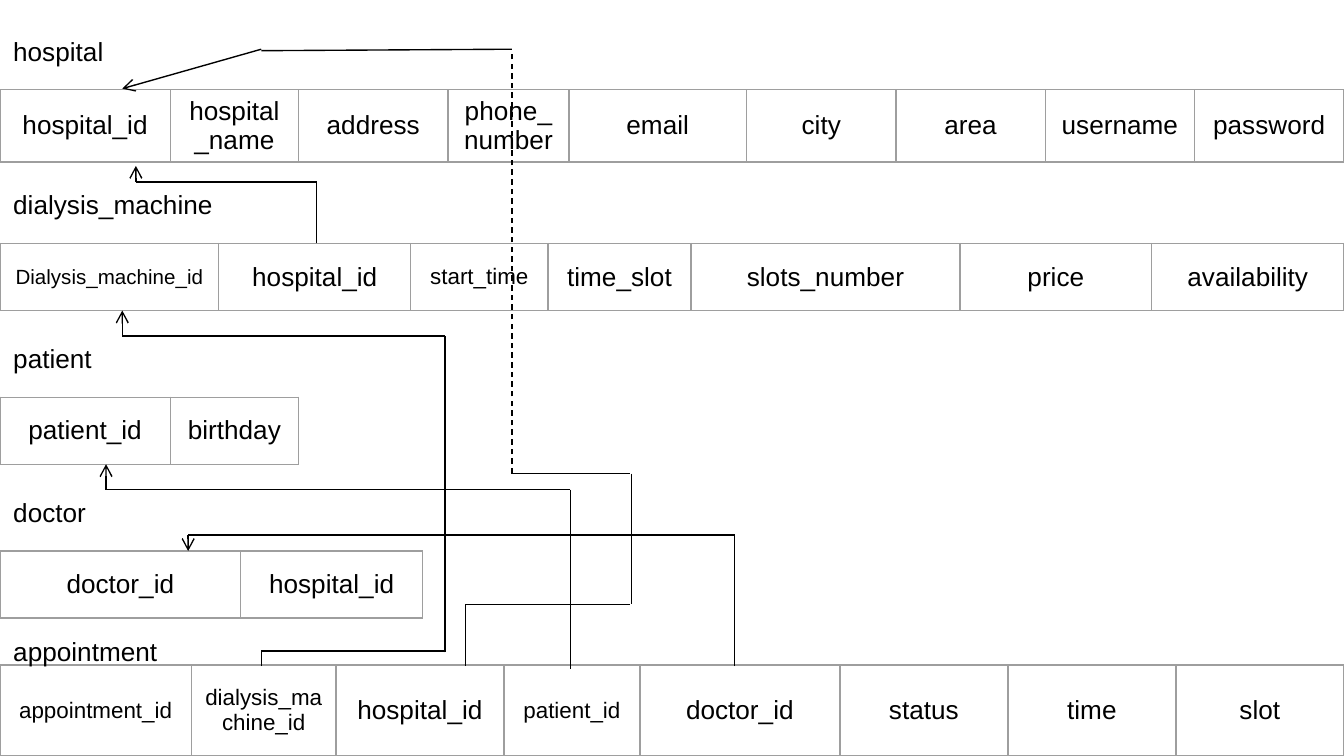
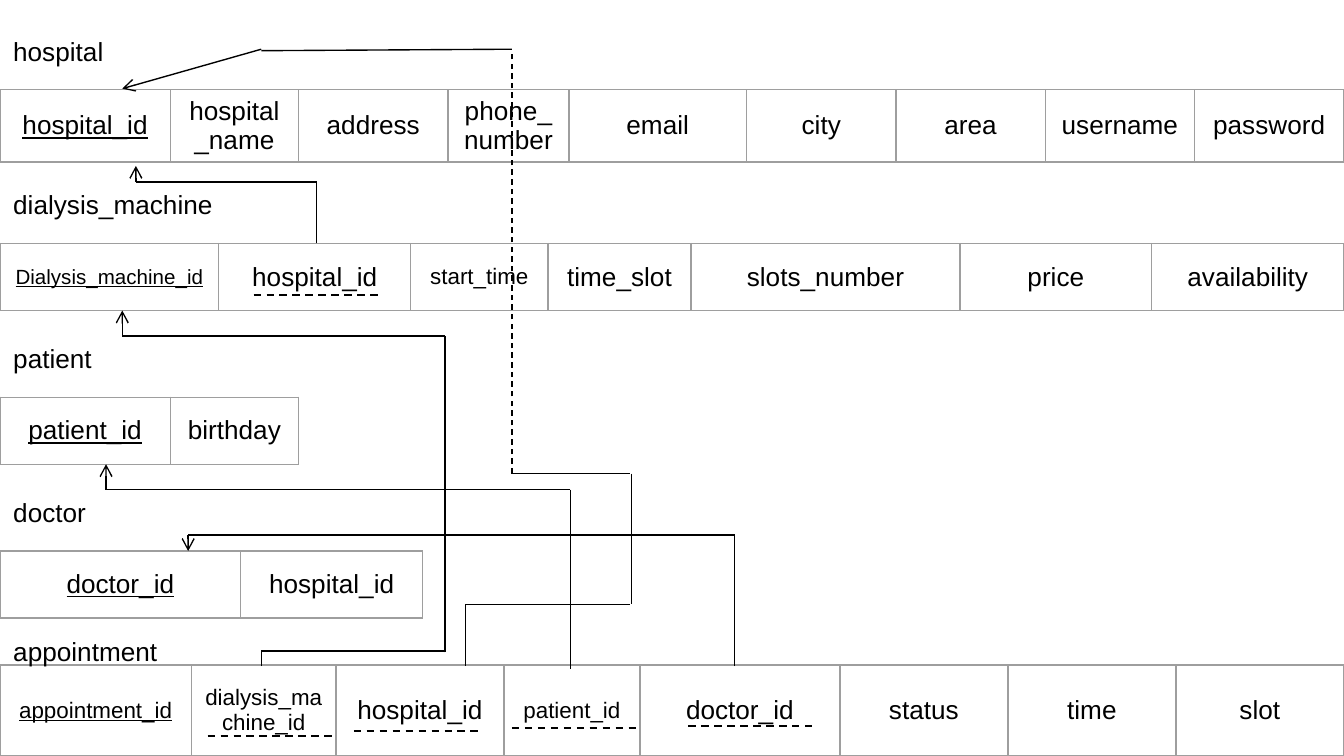
Before and after one commit to DoniaMetwalli/Hospital-System, a slide deck: slide 21 of PresentationV2.pptx. Drawn at 1344x756 pixels with LibreOffice and Linux fonts; fonts in the diff are those of the drawing. Boxes give left, top, right and bottom in pixels: in the first picture for what was removed or moved away, otherwise in the second. Text is boxed around its words. In the diff, an @@ line names an element or a change of style, - is before the commit and + after.

Commit message:
Edit presentation

```diff
--- a/PresentationV2.pptx
+++ b/PresentationV2.pptx
@@ table at (x1=0, y1=90, x2=1344, y2=167) @@
@@ underline on in "hospital_id" @@
@@ table at (x1=0, y1=243, x2=1344, y2=310) @@
@@ underline on in "Dialysis_machine_id" @@
@@ line added from (254, 294) to (379, 294), #000000 1 pt dashed @@
@@ table at (x1=0, y1=398, x2=300, y2=465) @@
@@ underline on in "patient_id" @@
@@ table at (x1=0, y1=551, x2=422, y2=618) @@
@@ underline on in "doctor_id" @@
@@ table at (x1=0, y1=665, x2=1344, y2=756) @@
@@ underline on in "appointment_id" @@
@@ line added from (207, 735) to (333, 735), #000000 1 pt dashed @@
@@ line added from (353, 731) to (480, 731), #000000 1 pt dashed @@
@@ line added from (512, 727) to (638, 727), #000000 1 pt dashed @@
@@ line added from (688, 726) to (814, 726), #000000 1 pt dashed @@
```
Also in this commit, not shown: 7 other slides changed, 12 slides added.
